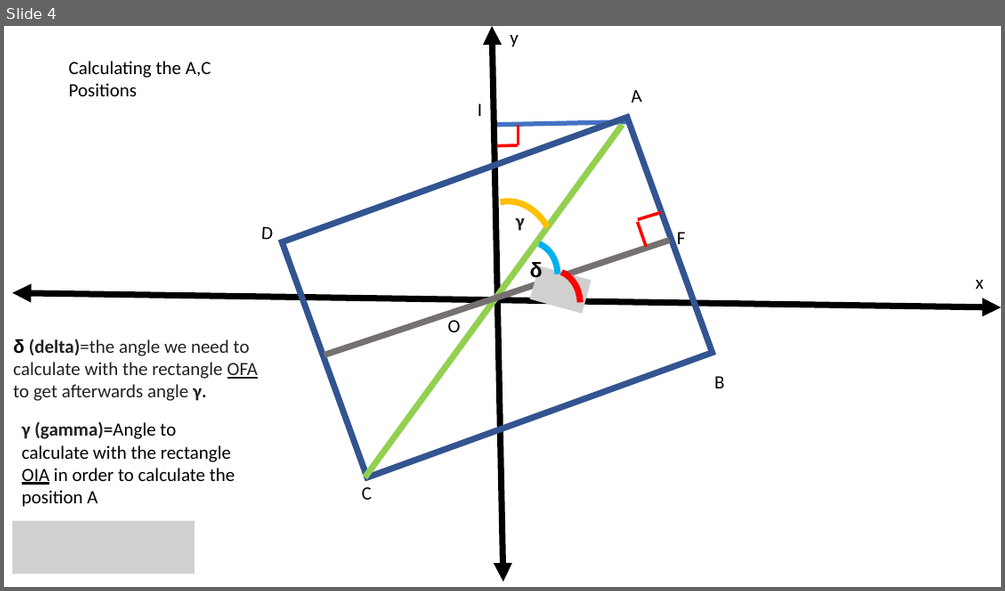
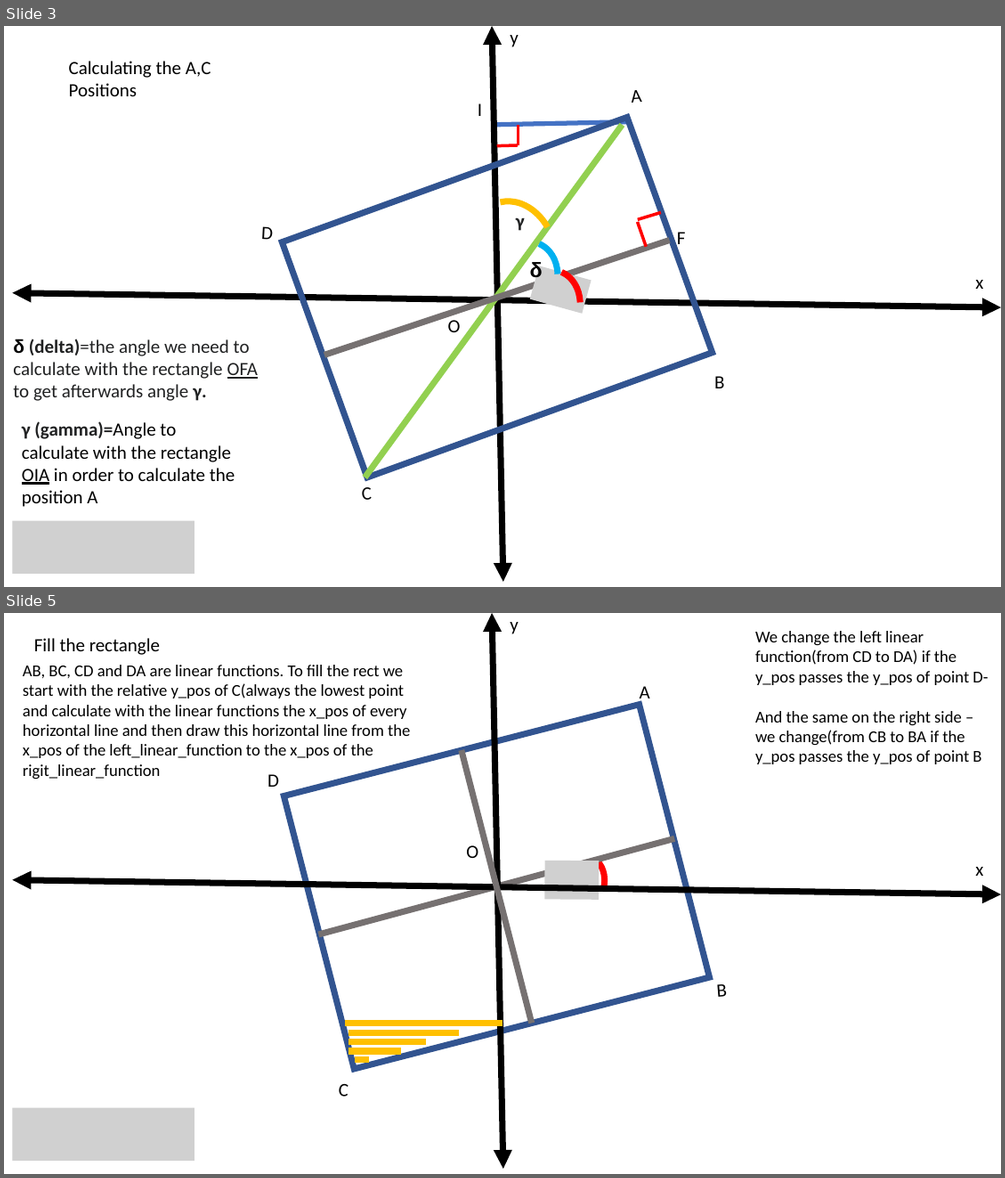
Before and after one commit to Jair-F/Safe, a slide deck: doc/turned rectangle/rotated_rect.pptx. Shown one above the other, each under a label of ours: slide 4 before the commit, slides 3 and 5 after it; the slides between them are not shown. The pictures are 1005x591 and 1005x1178 pixels, drawn with LibreOffice and Linux fonts; fonts in the diff are those of the drawing; grey boxes stand for pictures. Boxes give left, top, right and bottom in pixels: in the first picture for what was removed or moved away, otherwise in the second. Text is boxed around its words. In the diff, an @@ line names an element or a change of style, - is before the commit and + after.

Commit message:
rectangle is now filled with color + some fixes

```diff
--- a/doc/turned rectangle/rotated_rect.pptx
+++ b/doc/turned rectangle/rotated_rect.pptx
@@ slide 5 added at [4,613,1001,1174], background #FFFFFF @@
@@ text added at [34,638,160,655], 18 pt, text #000000 @@
+Fill the rectangle
@@ text added at [755,631,987,764], 16 pt, text #000000 @@
+We change the left linear function(from CD to DA) if the y_pos passes the y_pos of point D-
+And the same on the right side – we change(from CB to BA if the y_pos passes the y_pos of point B
@@ text added at [23,665,410,779], 16 pt, text #000000 @@
+AB, BC, CD and DA are linear functions. To fill the rect we start with the relative y_pos of C(always the lowest point and calculate with the linear functions the x_pos of every horizontal line and then draw this horizontal line from the x_pos of the left_linear_function to the x_pos of the rigit_linear_function
@@ line added from (532, 1022) to (461, 750), #767171 6 pt @@
@@ group added at [267,686,727,1096]: 5 texts, 1 arc (boxed as its full ellipse), 1 rectangle, 1 line, 1 picture @@
+A
+B
+C
+D
+O
@@ group added at [12,613,1001,1168]: 2 double arrows, 2 texts @@
+y
+x
@@ line added from (346, 1022) to (502, 1022), #FFC000 6 pt @@
@@ line added from (348, 1032) to (459, 1032), #FFC000 6 pt @@
@@ line added from (348, 1051) to (401, 1051), #FFC000 6 pt @@
@@ line added from (348, 1041) to (426, 1041), #FFC000 6 pt @@
@@ line added from (355, 1060) to (369, 1060), #FFC000 6 pt @@
@@ picture added at [12,1108,194,1161] @@
@@ what was slide 4 is now slide 3 @@
```
Also in this commit, not shown: 2 slides changed, 2 slides removed, 1 other file.
